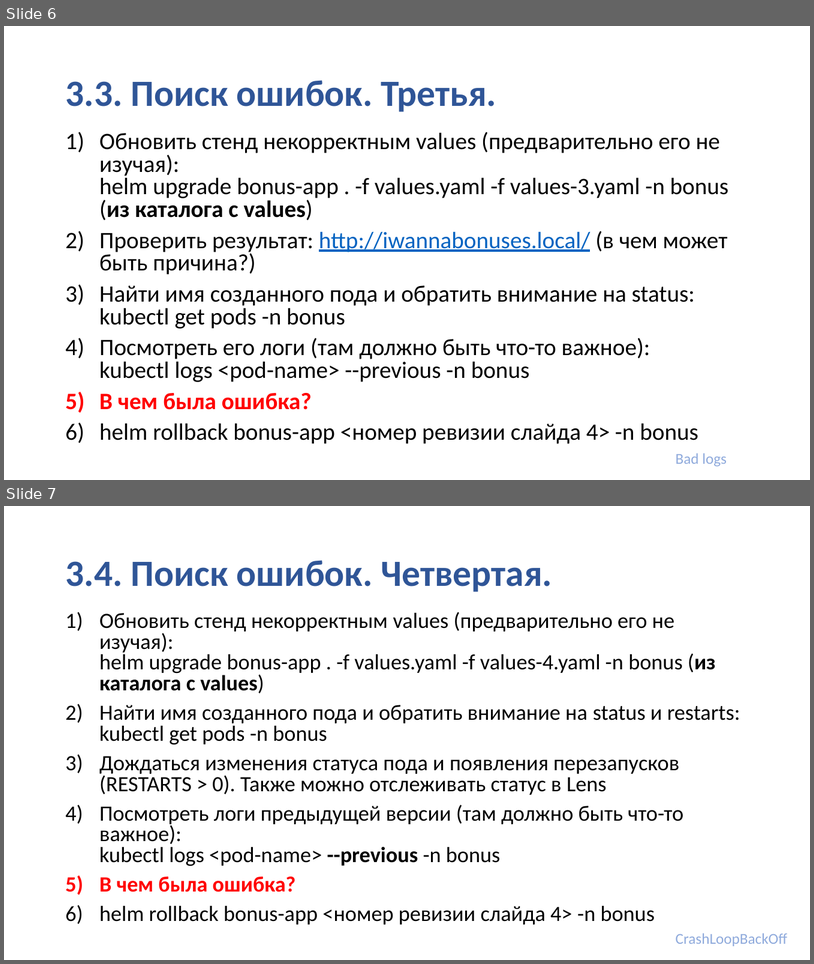
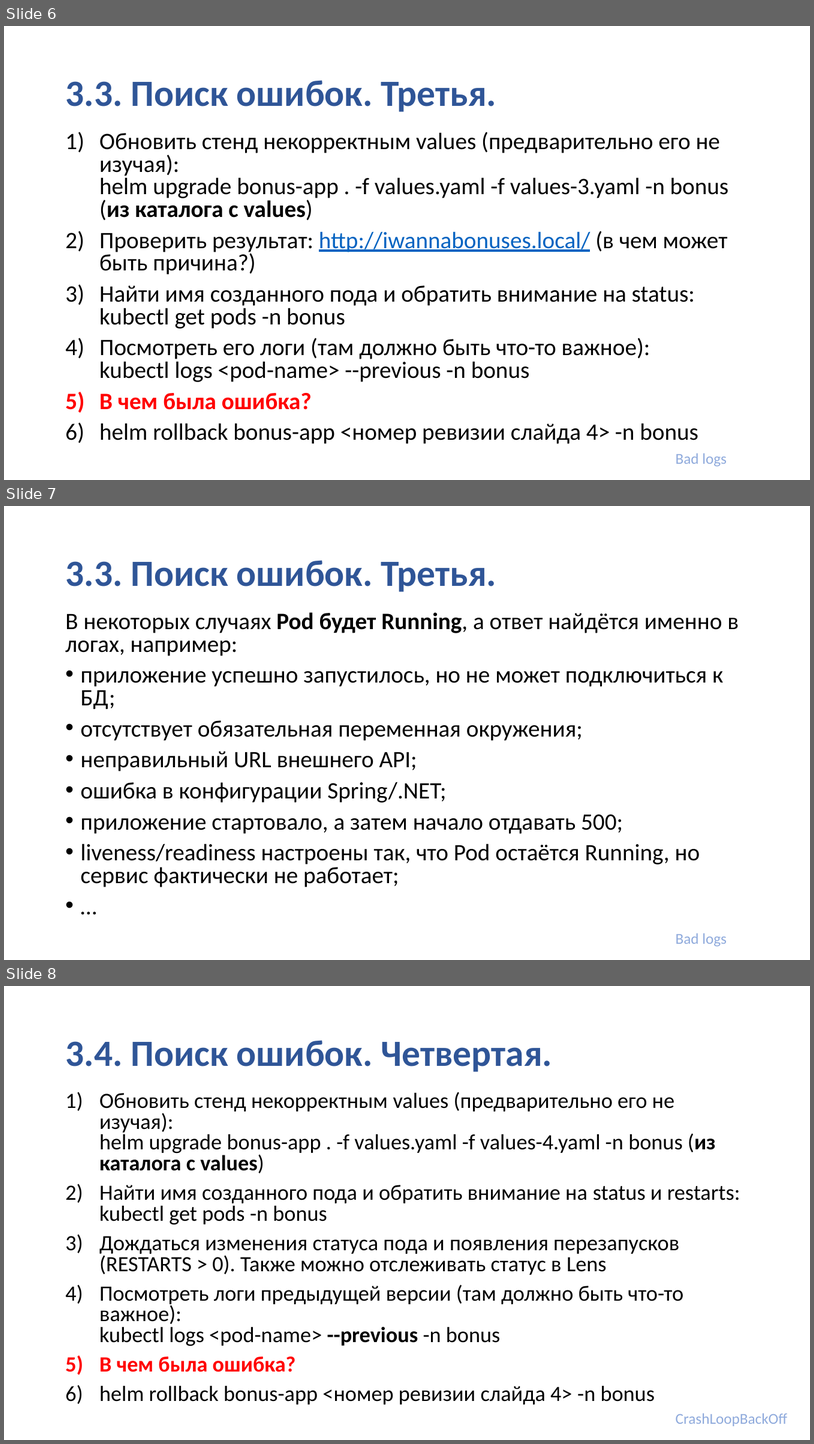
Before and after one commit to SobinaAA/K8S, a slide deck: slides/lab 3.pptx. Shown one above the other, each under a label of ours: slides 6 and 7 before the commit, slides 6, 7 and 8 after it. The pictures are 814x964 and 814x1444 pixels, drawn with LibreOffice and Linux fonts; fonts in the diff are those of the drawing; background and template pictures are left out. Boxes give left, top, right and bottom in pixels: in the first picture for what was removed or moved away, otherwise in the second. Text is boxed around its words. In the diff, an @@ line names an element or a change of style, - is before the commit and + after.

```diff
--- a/slides/lab 3.pptx
+++ b/slides/lab 3.pptx
@@ slide 7 added at [4,506,810,960], background picture (left out) @@
@@ title added at [65,560,497,592], 44 pt, text #2F5597, bold @@
+3.3. Поиск ошибок. Третья.
@@ text added at [65,612,739,887], 28 pt, text #000000 @@
+В некоторых случаях Pod будет Running, а ответ найдётся именно в логах, например:
+• приложение успешно запустилось, но не может подключиться к БД;
+• отсутствует обязательная переменная окружения;
+• неправильный URL внешнего API;
+• ошибка в конфигурации Spring/.NET;
+• приложение стартовало, а затем начало отдавать 500;
+• liveness/readiness настроены так, что Pod остаётся Running, но сервис фактически не работает;
+• …
@@ text added at [676,933,727,946], 18 pt, text #8FAADC @@
+Bad logs
@@ what was slide 7 is now slide 8 @@
```
Also in this commit, not shown: 1 other file.
